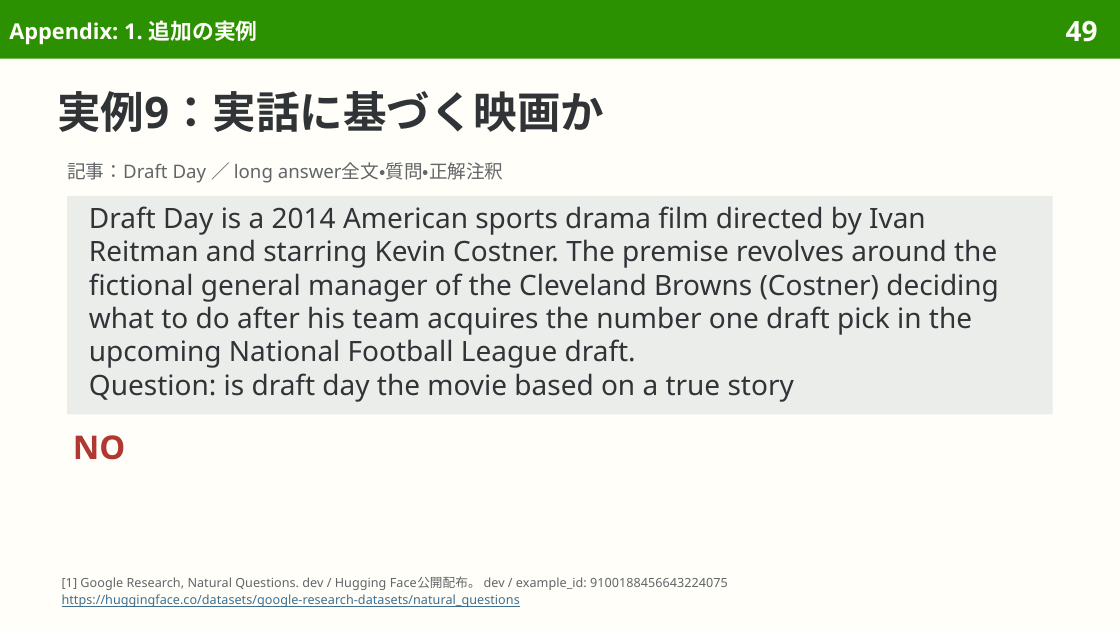
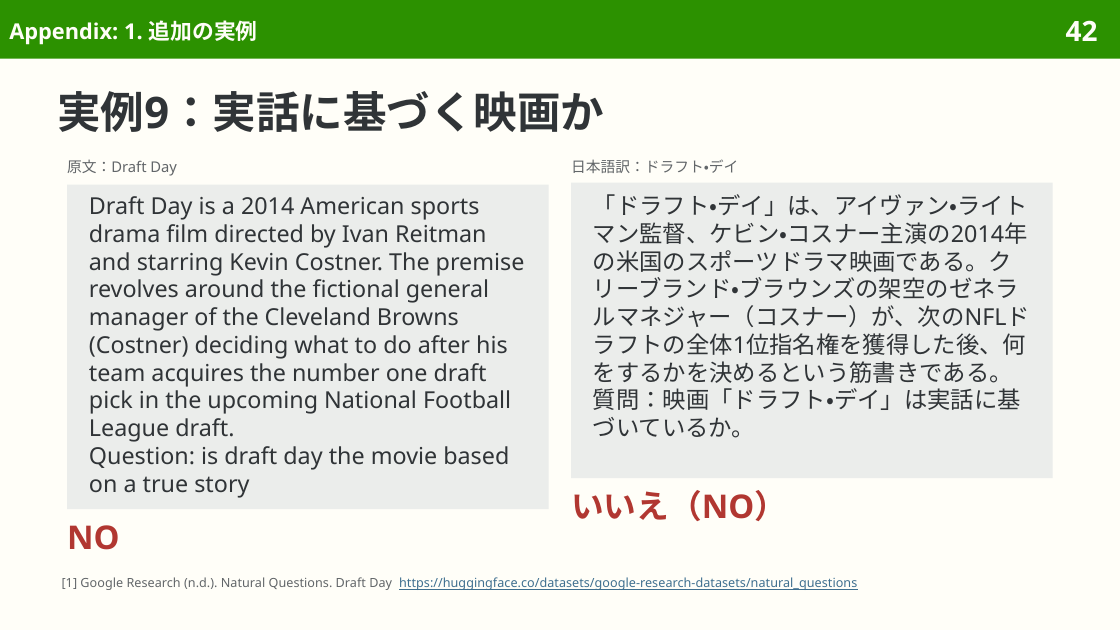
Before and after one commit to sasakiy84/datasets-in-10-minutes, a slide deck: slide 42 of slides/datasets-in-10-minutes-naturalquestions.pptx (slide 49 before the commit). Drawn at 1120x630 pixels with LibreOffice and Linux fonts; fonts in the diff are those of the drawing. Boxes give left, top, right and bottom in pixels: in the first picture for what was removed or moved away, otherwise in the second. Text is boxed around its words. In the diff, an @@ line names an element or a change of style, - is before the commit and + after.

Commit message:
Center Natural Questions on search queries and Wikipedia answer annotation

```diff
--- a/slides/datasets-in-10-minutes-naturalquestions.pptx
+++ b/slides/datasets-in-10-minutes-naturalquestions.pptx
@@ page number at (1066,20,1098,41): text changed @@
-49
+42
@@ text removed at (67,162,504,183) @@
-記事：Draft Day ／ long answer全文・質問・正解注釈
@@ text added at (67,159,177,176), 9.5 pt, text #626669 @@
+原文：Draft Day
@@ text added at (571,159,738,173), 9.5 pt, text #626669 @@
+日本語訳：ドラフト・デイ
@@ rectangle "Draft Day is a 2014 ...": place and size @@
-rectangle "Draft Day is a 2014 ..." at (67,196,1053,414)
+rectangle "Draft Day is a 2014 ..." at (67,185,549,510)
@@ rectangle "Draft Day is a 2014 ..." at (67,185,549,510): size 18 to 15 pt; line spacing 21.4pt to 17.8pt @@
@@ rectangle added at (571,183,1053,478), fill #EBEDEB, 15 pt, text #303437 @@
+「ドラフト・デイ」は、アイヴァン・ライトマン監督、ケビン・コスナー主演の2014年の米国のスポーツドラマ映画である。クリーブランド・ブラウンズの架空のゼネラルマネジャー（コスナー）が、次のNFLドラフトの全体1位指名権を獲得した後、何をするかを決めるという筋書きである。
+質問：映画「ドラフト・デイ」は実話に基づいているか。
@@ text added at (571,490,787,521), 21 pt, text #B13731, bold @@
+いいえ（NO）
@@ text "NO": place and size @@
-text "NO" at (73,435,126,460)
+text "NO" at (67,525,120,550)
@@ text at (62,577,857,590): text changed; text colour #626669 to #3F6F8F @@
-[1] Google Research, Natural Questions. dev / Hugging Face公開配布。 dev / example_id: 9100188456643224075
-https://huggingface.co/datasets/google-research-datasets/natural_questions
+[1] Google Research (n.d.). Natural Questions. Draft Day https://huggingface.co/datasets/google-research-datasets/natural_questions
```
Also in this commit, not shown: 48 other slides changed, 1 slide added, 15 slides removed, 37 other files.
